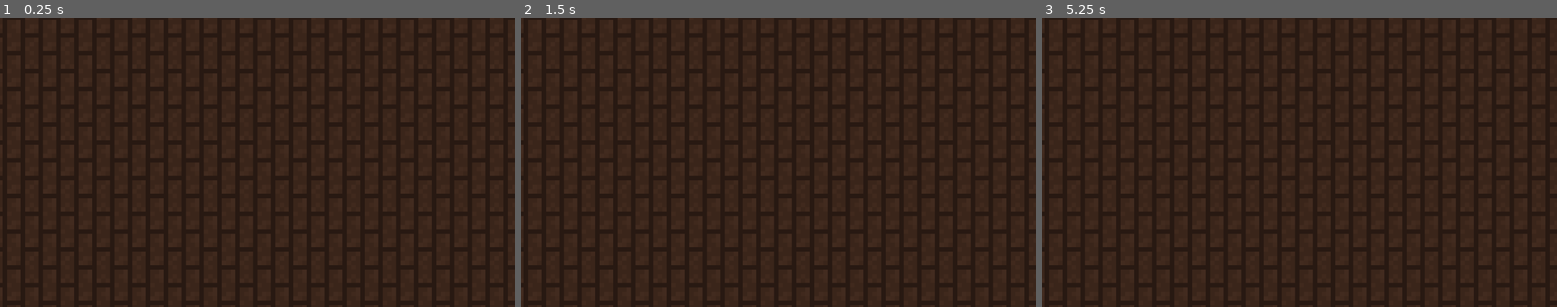
Above: before the commit, frames 1-3 (left to right).
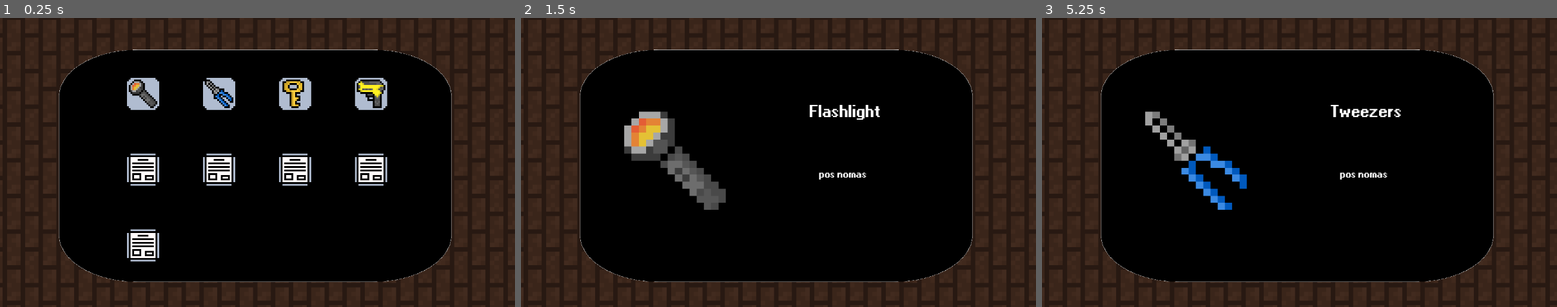
Above: after the commit, the same moments.

Repository: Rodrikk834/etromaton
Game: Godot game, scene res://scenes/main scene.tscn
Two runs of this game, one before a commit and one after it. Both use one fixed random seed, a clock stepped at 60 frames per second and the inputs below.
Inputs (mouse positions are in pixels of both pictures, inside the frame that each line leads up to):
- Up to frame 1 (0.25 s): no input
- Up to frame 2 (1.5 s): click (665, 93) at 0.52 s; tap Enter at 1.25 s
- Up to frame 3 (5.25 s): tap Space at 2, 3.5 s; tap Enter at 2.75, 4.25 s; tap Escape (ui_cancel) at 4.9 s; click (1263, 93) at 5.02 s

The runs differ from the first frame. In frame 1, 59% of the frame differs, in the area x 11-88%, y 10-92%; in frame 2, 59%; in frame 3, 59%.

Commit message:
Inventarios generales

Diff:
--- /dev/null
+++ b/containerBehavior.gd
@@ -0,0 +1,87 @@
+extends Node2D
+
+@export var boxSprite: Texture2D
+@export var item_creator: Node
+@export var item_options: Node
+@export var status_label: Label
+
+const rows: int = 2
+const columns: int = 3
+const cellSize: Vector2 = Vector2(170, 170) # espacio entre celdas
+const origin: Vector2 = Vector2(400, 250) # esquina superior izquierda de la cuadrícula
+var index: int = 0
+
+var itemsInventory = {} # { item_type: { "item": item, "btn": btn, "box": box } }
+
+func get_cell_position(idx: int) -> Vector2:
+	var col := idx % columns
+	var row := idx / columns
+	return origin + Vector2(col * cellSize.x, row * cellSize.y)
+
+func create_sprite(item_type: int) -> void:
+	var pos := get_cell_position(index)
+	index += 1
+
+	# 1. crear la box
+	var box := Sprite2D.new()
+	box.texture = boxSprite
+	box.position = pos
+	box.scale = Vector2(4, 4)
+	add_child(box)
+
+	# 2. obtener el Item
+	var item = item_creator.create_item_by_id(item_type)
+	#itemsInventory[item_type] = item
+
+	# 3. poner el botoncito
+	var btn := TextureButton.new()
+	btn.texture_normal = item.item_sprite
+	btn.scale = Vector2(4, 4)
+	var size = btn.texture_normal.get_size() * btn.scale
+	btn.position = pos - size / 2
+	btn.z_index = 1
+	add_child(btn)
+
+	itemsInventory[item_type] = { "item": item, "btn": btn, "box": box }
+
+	# Conectar el click
+	btn.pressed.connect(func():
+		item_options.enter_description(item)
+		quit_inventory_spawmer()
+	)
+
+
+func remove_item(item_type: int) -> void:
+	var data = itemsInventory[item_type]
+	data["btn"].queue_free()
+	data["box"].queue_free()
+	itemsInventory.erase(item_type)
+	if itemsInventory.size() == 0:
+		status_label.text = "No items over here..."
+		status_label.z_index = 1
+
+
+func quit_inventory_spawmer() -> void:
+	visible = false
+
+
+func enter_inventory_spawmer() -> void:
+	visible = true
+
+
+func is_on_inventory(item_type: int) -> bool:
+	if itemsInventory.has(item_type):
+		return true
+	return false
+
+
+#Para llamarlas desde el player:
+#@export var inventory: Node2D
+#func _ready() -> void:
+	#inventory.enter_inventory()
+
+func _ready() -> void:
+	create_sprite(0)
+	create_sprite(2)
+	create_sprite(3)
+	create_sprite(4)
--- /dev/null
+++ b/itemOptions.gd
@@ -0,0 +1,44 @@
+extends Node2D
+
+@export var label_name: Label
+@export var item_sprite: TextureRect
+@export var items_behavior: Node
+@export var take_button: Button
+#@export var inventory: Node2D
+
+var current_item: Item = null  # item activo
+
+func _ready() -> void:
+	quit_description()
+	label_name.add_theme_font_size_override("font_size", 32)
+
+	# conectar a botoncito
+	take_button.pressed.connect(func():
+		take_item()
+	)
+
+func take_item() -> void:
+	#inventory.create_sprite(current_item.item_ID)
+	#print("Creado en el inventario: ", current_item.item_name)
+	PlayerInventory.add_item(current_item.item_ID)
+	quit_description()
+	items_behavior.remove_item(current_item.item_ID)
+
+
+func enter_description(item: Item) -> void:
+	current_item = item  # guardar referencia
+	label_name.text = item.item_name
+	item_sprite.texture = item.item_sprite
+	visible = true
+
+func quit_description() -> void:
+	items_behavior.enter_inventory_spawmer()
+	visible = false
+
+func _input(event: InputEvent) -> void:
+	if event.is_action_pressed("ui_cancel"):
+		quit_description()
+
+#@export var inventory: Node2D
+#func _ready() -> void:
+	#inventory.enter_inventory()
--- a/project.godot
+++ b/project.godot
@@ -15,12 +15,21 @@
 config/features=PackedStringArray("4.6", "GL Compatibility")
 config/icon="res://tiles/icon.svg"
 
+[autoload]
+
+PlayerInventory="*uid://15ami8ai0cvu"
+
+[gui]
+
+theme/custom_font="uid://cjmso63pu0nuc"
+
 [physics]
 
 3d/physics_engine="Jolt Physics"
 
 [rendering]
 
+textures/canvas_textures/default_texture_filter=0
 rendering_device/driver.windows="d3d12"
 renderer/rendering_method="gl_compatibility"
 renderer/rendering_method.mobile="gl_compatibility"
--- /dev/null
+++ b/scenes/container.tscn
@@ -0,0 +1,102 @@
+[gd_scene format=3 uid="uid://ckx4xmktbuuou"]
+
+[ext_resource type="Texture2D" uid="uid://ckre7t5y3m5vr" path="res://sprites/backgroundinventory.png" id="1_81k0e"]
+[ext_resource type="Script" uid="uid://cwpe1wpgukn7l" path="res://containerBehavior.gd" id="2_81k0e"]
+[ext_resource type="Texture2D" uid="uid://bgfq5u6eprrfm" path="res://sprites/Itemsinis.png" id="3_fcib7"]
+[ext_resource type="Script" uid="uid://cw6g33be2urx3" path="res://itemOptions.gd" id="4_81k0e"]
+[ext_resource type="Script" uid="uid://bqv8ua05mqsba" path="res://scripts/ItemCreator.gd" id="5_cnvth"]
+
+[sub_resource type="AtlasTexture" id="AtlasTexture_81k0e"]
+atlas = ExtResource("3_fcib7")
+region = Rect2(0, 32, 18, 18)
+
+[sub_resource type="AtlasTexture" id="AtlasTexture_g71ie"]
+atlas = ExtResource("3_fcib7")
+region = Rect2(32, 16, 16, 16)
+
+[sub_resource type="AtlasTexture" id="AtlasTexture_sr8g6"]
+atlas = ExtResource("3_fcib7")
+region = Rect2(0, 0, 16, 16)
+
+[sub_resource type="AtlasTexture" id="AtlasTexture_s887n"]
+atlas = ExtResource("3_fcib7")
+region = Rect2(16, 0, 16, 16)
+
+[sub_resource type="AtlasTexture" id="AtlasTexture_ylenm"]
+atlas = ExtResource("3_fcib7")
+region = Rect2(0, 16, 16, 16)
+
+[sub_resource type="AtlasTexture" id="AtlasTexture_fiysm"]
+atlas = ExtResource("3_fcib7")
+region = Rect2(16, 16, 16, 16)
+
+[sub_resource type="AtlasTexture" id="AtlasTexture_0df5h"]
+atlas = ExtResource("3_fcib7")
+region = Rect2(48, 0, 16, 16)
+
+[sub_resource type="AtlasTexture" id="AtlasTexture_p7iul"]
+atlas = ExtResource("3_fcib7")
+region = Rect2(48, 0, 16, 16)
+
+[sub_resource type="AtlasTexture" id="AtlasTexture_td2ew"]
+atlas = ExtResource("3_fcib7")
+region = Rect2(32, 0, 16, 16)
+
+[node name="Container" type="Node2D" unique_id=754414297]
+
+[node name="CanvasLayer" type="CanvasLayer" parent="." unique_id=788308916]
+
+[node name="InventoryBackSprite" type="TextureRect" parent="CanvasLayer" unique_id=782889462]
+offset_left = 132.0
+offset_top = 71.0
+offset_right = 1010.0
+offset_bottom = 592.0
+texture = ExtResource("1_81k0e")
+expand_mode = 1
+
+[node name="SpawmerContainer" type="Node2D" parent="CanvasLayer" unique_id=1924221521 node_paths=PackedStringArray("item_creator", "item_options", "status_label")]
+script = ExtResource("2_81k0e")
+boxSprite = SubResource("AtlasTexture_81k0e")
+item_creator = NodePath("../../ItemCreator")
+item_options = NodePath("../ItemOptions")
+status_label = NodePath("../ItemOptions/StatusLabel")
+
+[node name="ItemOptions" type="Node2D" parent="CanvasLayer" unique_id=259637638 node_paths=PackedStringArray("label_name", "item_sprite", "items_behavior", "take_button")]
+script = ExtResource("4_81k0e")
+label_name = NodePath("ItemName")
+item_sprite = NodePath("ItemSprite")
+items_behavior = NodePath("../SpawmerContainer")
+take_button = NodePath("Button")
+
+[node name="ItemSprite" type="TextureRect" parent="CanvasLayer/ItemOptions" unique_id=791529914]
+offset_left = 215.0
+offset_top = 194.0
+offset_right = 474.0
+offset_bottom = 446.0
+expand_mode = 1
+
+[node name="ItemName" type="Label" parent="CanvasLayer/ItemOptions" unique_id=327529285]
+offset_left = 522.0
+offset_top = 248.0
+offset_right = 917.0
+offset_bottom = 271.0
+text = "----------------"
+horizontal_alignment = 1
+
+[node name="Button" type="Button" parent="CanvasLayer/ItemOptions" unique_id=677518644]
+offset_left = 619.0
+offset_top = 342.0
+offset_right = 822.0
+offset_bottom = 394.0
+text = "Take Item"
+
+[node name="StatusLabel" type="Label" parent="CanvasLayer/ItemOptions" unique_id=28402239]
+offset_left = 331.0
+offset_top = 311.0
+offset_right = 798.0
+offset_bottom = 328.0
+horizontal_alignment = 1
+
+[node name="ItemCreator" type="Node" parent="." unique_id=857522649]
+script = ExtResource("5_cnvth")
+ItemsSprites = Array[Texture2D]([SubResource("AtlasTexture_g71ie"), SubResource("AtlasTexture_sr8g6"), SubResource("AtlasTexture_s887n"), SubResource("AtlasTexture_ylenm"), SubResource("AtlasTexture_fiysm"), SubResource("AtlasTexture_0df5h"), SubResource("AtlasTexture_p7iul"), SubResource("AtlasTexture_td2ew")])
--- /dev/null
+++ b/scenes/inventories.tscn
@@ -0,0 +1,152 @@
+[gd_scene format=3 uid="uid://m8uoo7b5pesr"]
+
+[ext_resource type="Texture2D" uid="uid://ckre7t5y3m5vr" path="res://sprites/backgroundinventory.png" id="1_sbxsq"]
+[ext_resource type="Script" uid="uid://qbqu36hqw8wy" path="res://scripts/itemsBehavior.gd" id="2_pbus7"]
+[ext_resource type="Texture2D" uid="uid://bgfq5u6eprrfm" path="res://sprites/Itemsinis.png" id="3_fimdd"]
+[ext_resource type="Script" uid="uid://cdxjluw5372we" path="res://scripts/itemDescription.gd" id="4_5jlbr"]
+[ext_resource type="Script" uid="uid://cwpe1wpgukn7l" path="res://containerBehavior.gd" id="5_5jlbr"]
+[ext_resource type="Script" uid="uid://cw6g33be2urx3" path="res://itemOptions.gd" id="6_lp87c"]
+[ext_resource type="Script" uid="uid://bqv8ua05mqsba" path="res://scripts/ItemCreator.gd" id="7_veesh"]
+
+[sub_resource type="AtlasTexture" id="AtlasTexture_lp87c"]
+atlas = ExtResource("3_fimdd")
+region = Rect2(0, 32, 18, 18)
+
+[sub_resource type="AtlasTexture" id="AtlasTexture_6fae3"]
+atlas = ExtResource("3_fimdd")
+region = Rect2(0, 32, 18, 18)
+
+[sub_resource type="AtlasTexture" id="AtlasTexture_g71ie"]
+atlas = ExtResource("3_fimdd")
+region = Rect2(32, 16, 16, 16)
+
+[sub_resource type="AtlasTexture" id="AtlasTexture_sr8g6"]
+atlas = ExtResource("3_fimdd")
+region = Rect2(0, 0, 16, 16)
+
+[sub_resource type="AtlasTexture" id="AtlasTexture_s887n"]
+atlas = ExtResource("3_fimdd")
+region = Rect2(16, 0, 16, 16)
+
+[sub_resource type="AtlasTexture" id="AtlasTexture_ylenm"]
+atlas = ExtResource("3_fimdd")
+region = Rect2(0, 16, 16, 16)
+
+[sub_resource type="AtlasTexture" id="AtlasTexture_fiysm"]
+atlas = ExtResource("3_fimdd")
+region = Rect2(16, 16, 16, 16)
+
+[sub_resource type="AtlasTexture" id="AtlasTexture_0df5h"]
+atlas = ExtResource("3_fimdd")
+region = Rect2(48, 0, 16, 16)
+
+[sub_resource type="AtlasTexture" id="AtlasTexture_p7iul"]
+atlas = ExtResource("3_fimdd")
+region = Rect2(48, 0, 16, 16)
+
+[sub_resource type="AtlasTexture" id="AtlasTexture_td2ew"]
+atlas = ExtResource("3_fimdd")
+region = Rect2(32, 0, 16, 16)
+
+[node name="Inventories" type="Node2D" unique_id=1398397223]
+
+[node name="Inventory" type="Node2D" parent="." unique_id=1668622814]
+
+[node name="CanvasLayer" type="CanvasLayer" parent="Inventory" unique_id=163739217]
+
+[node name="InventoryBackSprite" type="TextureRect" parent="Inventory/CanvasLayer" unique_id=708829910]
+offset_left = 132.0
+offset_top = 71.0
+offset_right = 1010.0
+offset_bottom = 592.0
+texture = ExtResource("1_sbxsq")
+expand_mode = 1
+
+[node name="Spawmer" type="Node2D" parent="Inventory/CanvasLayer" unique_id=1836594733 node_paths=PackedStringArray("item_creator", "item_description")]
+script = ExtResource("2_pbus7")
+boxSprite = SubResource("AtlasTexture_lp87c")
+item_creator = NodePath("../../../ItemCreator")
+item_description = NodePath("../ItemDescription")
+
+[node name="ItemDescription" type="Node2D" parent="Inventory/CanvasLayer" unique_id=214313473 node_paths=PackedStringArray("label_description", "label_name", "item_sprite", "items_behavior")]
+script = ExtResource("4_5jlbr")
+label_description = NodePath("ItemDescription")
+label_name = NodePath("ItemName")
+item_sprite = NodePath("ItemSprite")
+items_behavior = NodePath("../Spawmer")
+
+[node name="ItemSprite" type="TextureRect" parent="Inventory/CanvasLayer/ItemDescription" unique_id=1985604311]
+offset_left = 215.0
+offset_top = 194.0
+offset_right = 474.0
+offset_bottom = 446.0
+expand_mode = 1
+
+[node name="ItemDescription" type="Label" parent="Inventory/CanvasLayer/ItemDescription" unique_id=1053502940]
+offset_left = 559.0
+offset_top = 272.0
+offset_right = 878.0
+offset_bottom = 431.0
+text = "----------------"
+horizontal_alignment = 1
+vertical_alignment = 1
+
+[node name="ItemName" type="Label" parent="Inventory/CanvasLayer/ItemDescription" unique_id=1505542317]
+offset_left = 526.0
+offset_top = 195.0
+offset_right = 921.0
+offset_bottom = 218.0
+text = "----------------"
+horizontal_alignment = 1
+
+[node name="Containers" type="Node2D" parent="." unique_id=1433658306]
+
+[node name="CanvasLayer" type="CanvasLayer" parent="Containers" unique_id=1919339734]
+
+[node name="InventoryBackSprite" type="TextureRect" parent="Containers/CanvasLayer" unique_id=1520279096]
+offset_left = 132.0
+offset_top = 71.0
+offset_right = 1010.0
+offset_bottom = 592.0
+texture = ExtResource("1_sbxsq")
+expand_mode = 1
+
+[node name="SpawmerContainer" type="Node2D" parent="Containers/CanvasLayer" unique_id=444276072 node_paths=PackedStringArray("item_creator", "item_options")]
+script = ExtResource("5_5jlbr")
+boxSprite = SubResource("AtlasTexture_6fae3")
+item_creator = NodePath("../../../ItemCreator")
+item_options = NodePath("../ItemOptions")
+
+[node name="ItemOptions" type="Node2D" parent="Containers/CanvasLayer" unique_id=1012391528 node_paths=PackedStringArray("label_name", "item_sprite", "items_behavior", "take_button", "inventory")]
+script = ExtResource("6_lp87c")
+label_name = NodePath("ItemName")
+item_sprite = NodePath("ItemSprite")
+items_behavior = NodePath("../SpawmerContainer")
+take_button = NodePath("Button")
+inventory = NodePath("../../../Inventory/CanvasLayer/Spawmer")
+
+[node name="ItemSprite" type="TextureRect" parent="Containers/CanvasLayer/ItemOptions" unique_id=255233199]
+offset_left = 215.0
+offset_top = 194.0
+offset_right = 474.0
+offset_bottom = 446.0
+expand_mode = 1
+
+[node name="ItemName" type="Label" parent="Containers/CanvasLayer/ItemOptions" unique_id=1224389059]
+offset_left = 522.0
+offset_top = 248.0
+offset_right = 917.0
+offset_bottom = 271.0
+text = "----------------"
+horizontal_alignment = 1
+
+[node name="Button" type="Button" parent="Containers/CanvasLayer/ItemOptions" unique_id=1376520474]
+offset_left = 619.0
+offset_top = 342.0
+offset_right = 822.0
+offset_bottom = 394.0
+text = "Take Item"
+
+[node name="ItemCreator" type="Node" parent="." unique_id=1276835559]
+script = ExtResource("7_veesh")
+ItemsSprites = Array[Texture2D]([SubResource("AtlasTexture_g71ie"), SubResource("AtlasTexture_sr8g6"), SubResource("AtlasTexture_s887n"), SubResource("AtlasTexture_ylenm"), SubResource("AtlasTexture_fiysm"), SubResource("AtlasTexture_0df5h"), SubResource("AtlasTexture_p7iul"), SubResource("AtlasTexture_td2ew")])
--- a/scenes/inventory.tscn
+++ b/scenes/inventory.tscn
@@ -1,26 +1,64 @@
 [gd_scene format=3 uid="uid://15ami8ai0cvu"]
 
 [ext_resource type="Texture2D" uid="uid://ckre7t5y3m5vr" path="res://sprites/backgroundinventory.png" id="1_hj2ta"]
+[ext_resource type="Script" uid="uid://ci2a4g2nyhmk2" path="res://scenes/inventoryAutoLoad.gd" id="1_uae8j"]
 [ext_resource type="Script" uid="uid://qbqu36hqw8wy" path="res://scripts/itemsBehavior.gd" id="2_53g1v"]
-[ext_resource type="Script" uid="uid://cdxjluw5372we" path="res://scenes/itemDescription.gd" id="2_s887n"]
-[ext_resource type="Texture2D" uid="uid://bpioq5ppkhitf" path="res://sprites/images.png" id="2_ty45s"]
-[ext_resource type="Texture2D" uid="uid://srsd84e08au3" path="res://sprites/cuadroblanco.png" id="4_uae8j"]
+[ext_resource type="Script" uid="uid://cdxjluw5372we" path="res://scripts/itemDescription.gd" id="2_s887n"]
 [ext_resource type="Script" uid="uid://bqv8ua05mqsba" path="res://scripts/ItemCreator.gd" id="4_yyk2a"]
-[ext_resource type="Texture2D" uid="uid://cy5hkd0jrc2ie" path="res://sprites/taser.png" id="5_uae8j"]
+[ext_resource type="Texture2D" uid="uid://bgfq5u6eprrfm" path="res://sprites/Itemsinis.png" id="8_g71ie"]
+
+[sub_resource type="AtlasTexture" id="AtlasTexture_uae8j"]
+atlas = ExtResource("8_g71ie")
+region = Rect2(0, 32, 18, 18)
+
+[sub_resource type="AtlasTexture" id="AtlasTexture_g71ie"]
+atlas = ExtResource("8_g71ie")
+region = Rect2(32, 16, 16, 16)
+
+[sub_resource type="AtlasTexture" id="AtlasTexture_sr8g6"]
+atlas = ExtResource("8_g71ie")
+region = Rect2(0, 0, 16, 16)
+
+[sub_resource type="AtlasTexture" id="AtlasTexture_s887n"]
+atlas = ExtResource("8_g71ie")
+region = Rect2(16, 0, 16, 16)
+
+[sub_resource type="AtlasTexture" id="AtlasTexture_ylenm"]
+atlas = ExtResource("8_g71ie")
+region = Rect2(0, 16, 16, 16)
+
+[sub_resource type="AtlasTexture" id="AtlasTexture_fiysm"]
+atlas = ExtResource("8_g71ie")
+region = Rect2(16, 16, 16, 16)
+
+[sub_resource type="AtlasTexture" id="AtlasTexture_0df5h"]
+atlas = ExtResource("8_g71ie")
+region = Rect2(48, 0, 16, 16)
+
+[sub_resource type="AtlasTexture" id="AtlasTexture_p7iul"]
+atlas = ExtResource("8_g71ie")
+region = Rect2(48, 0, 16, 16)
+
+[sub_resource type="AtlasTexture" id="AtlasTexture_td2ew"]
+atlas = ExtResource("8_g71ie")
+region = Rect2(32, 0, 16, 16)
 
 [node name="Inventory" type="Node2D" unique_id=1916852366]
+script = ExtResource("1_uae8j")
 
 [node name="CanvasLayer" type="CanvasLayer" parent="." unique_id=129732290]
 
 [node name="InventoryBackSprite" type="TextureRect" parent="CanvasLayer" unique_id=730661704]
-offset_right = 1159.0
-offset_bottom = 657.0
+offset_left = 132.0
+offset_top = 71.0
+offset_right = 1010.0
+offset_bottom = 592.0
 texture = ExtResource("1_hj2ta")
 expand_mode = 1
 
 [node name="Spawmer" type="Node2D" parent="CanvasLayer" unique_id=1625928419 node_paths=PackedStringArray("item_creator", "item_description")]
 script = ExtResource("2_53g1v")
-boxSprite = ExtResource("4_uae8j")
+boxSprite = SubResource("AtlasTexture_uae8j")
 item_creator = NodePath("../../ItemCreator")
 item_description = NodePath("../ItemDescription")
 
@@ -32,27 +70,29 @@
 items_behavior = NodePath("../Spawmer")
 
 [node name="ItemSprite" type="TextureRect" parent="CanvasLayer/ItemDescription" unique_id=935131686]
-offset_left = 162.0
-offset_top = 195.0
-offset_right = 421.0
-offset_bottom = 447.0
-texture = ExtResource("2_ty45s")
+offset_left = 215.0
+offset_top = 194.0
+offset_right = 474.0
+offset_bottom = 446.0
 expand_mode = 1
 
 [node name="ItemDescription" type="Label" parent="CanvasLayer/ItemDescription" unique_id=1211785534]
-offset_left = 537.0
-offset_top = 223.0
-offset_right = 839.0
-offset_bottom = 246.0
+offset_left = 559.0
+offset_top = 272.0
+offset_right = 878.0
+offset_bottom = 431.0
 text = "----------------"
+horizontal_alignment = 1
+vertical_alignment = 1
 
 [node name="ItemName" type="Label" parent="CanvasLayer/ItemDescription" unique_id=1958495009]
-offset_left = 634.0
-offset_top = 98.0
-offset_right = 905.0
-offset_bottom = 121.0
+offset_left = 526.0
+offset_top = 195.0
+offset_right = 921.0
+offset_bottom = 218.0
 text = "----------------"
+horizontal_alignment = 1
 
 [node name="ItemCreator" type="Node" parent="." unique_id=1579872638]
 script = ExtResource("4_yyk2a")
-ItemsSprites = Array[Texture2D]([ExtResource("2_ty45s"), ExtResource("5_uae8j"), ExtResource("2_ty45s"), ExtResource("5_uae8j"), ExtResource("2_ty45s"), ExtResource("5_uae8j"), ExtResource("2_ty45s"), ExtResource("5_uae8j")])
+ItemsSprites = Array[Texture2D]([SubResource("AtlasTexture_g71ie"), SubResource("AtlasTexture_sr8g6"), SubResource("AtlasTexture_s887n"), SubResource("AtlasTexture_ylenm"), SubResource("AtlasTexture_fiysm"), SubResource("AtlasTexture_0df5h"), SubResource("AtlasTexture_p7iul"), SubResource("AtlasTexture_td2ew")])
--- /dev/null
+++ b/scenes/inventoryAutoLoad.gd
@@ -0,0 +1,6 @@
+extends Node2D
+
+@onready var spawmer = $CanvasLayer/Spawmer
+
+func add_item(item_ID: int) -> void:
+	spawmer.create_sprite(item_ID)
--- a/scripts/ItemCreator.gd
+++ b/scripts/ItemCreator.gd
@@ -6,42 +6,42 @@
 
 	var items_data = {
 		0: {
-			"name": "Linterna",
+			"name": "Flashlight",
 			"desc": "pos nomas"
 		},
 
 		1: {
-			"name": "Desatornillador",
+			"name": "Screwdriver",
 			"desc": "pos nomas"
 		},
 
 		2: {
-			"name": "Pinzas",
+			"name": "Tweezers",
 			"desc": "pos nomas"
 		},
 
 		3: {
-			"name": "Instrucciones A",
+			"name": "Keys",
 			"desc": "pos nomas"
 		},
 
 		4: {
-			"name": "Notas",
+			"name": "Taser",
 			"desc": "pos nomas"
 		},
 
 		5: {
-			"name": "Llaves",
+			"name": "Instructions1",
 			"desc": "pos nomas"
 		},
 
 		6: {
-			"name": "Taser",
+			"name": "Instructions2",
 			"desc": "pos nomas"
 		},
 
 		7: {
-			"name": "Instrucciones B",
+			"name": "Notes",
 			"desc": "pos nomas"
 		}
 	}
--- a/scenes/itemDescription.gd
+++ b/scripts/itemDescription.gd
@@ -19,6 +19,8 @@
 
 func _ready() -> void:
 	quit_description()
+	label_name.add_theme_font_size_override("font_size", 32)
+	label_description.add_theme_font_size_override("font_size", 20)
 
 func _input(event):
 	if event.is_action_pressed("ui_cancel"):
--- a/scripts/itemsBehavior.gd
+++ b/scripts/itemsBehavior.gd
@@ -7,7 +7,7 @@
 const rows: int = 3
 const columns: int = 4
 const cellSize: Vector2 = Vector2(170, 170) # espacio entre celdas
-const origin: Vector2 = Vector2(150, 100) # esquina superior izquierda de la cuadrícula
+const origin: Vector2 = Vector2(320, 170) # esquina superior izquierda de la cuadrícula
 var index: int = 0
 
 var itemsInventory = {} #hash map to find items
@@ -25,19 +25,25 @@
 	var box := Sprite2D.new()
 	box.texture = boxSprite
 	box.position = pos
-	box.scale = Vector2(0.1, 0.1)
+	box.scale = Vector2(4, 4)
 	add_child(box)
 
 	# 2. obtener el Item
 	var item = item_creator.create_item_by_id(item_type)
 	itemsInventory[item_type] = item
 
+	# revisar
+	print("Creado en el inventario: ", item.item_name)
+
 	# 3. poner el botoncito
 	var btn := TextureButton.new()
 	btn.texture_normal = item.item_sprite
-	btn.position = pos
+	btn.scale = Vector2(4, 4)
+
+	var size = btn.texture_normal.get_size() * btn.scale
+	btn.position = pos - size / 2
+
 	btn.z_index = 1
-	btn.scale = Vector2(0.1, 0.1)
 	add_child(btn)
 
 	# Conectar el click
@@ -67,8 +73,12 @@
 	#inventory.enter_inventory()
 
 func _ready() -> void:
-	create_sprite(1)
+	create_sprite(0)
 	create_sprite(2)
 	create_sprite(3)
 	create_sprite(4)
 	create_sprite(5)
+	create_sprite(5)
+	create_sprite(5)
+	create_sprite(5)
+	create_sprite(5)
Not shown, added: containerBehavior.gd.uid
Not shown, added: itemOptions.gd.uid
Not shown, added: scenes/inventoryAutoLoad.gd.uid
Renamed: scenes/itemDescription.gd.uid -> scripts/itemDescription.gd.uid
Binary file added: sprites/Itemsinis.png
Not shown, added: sprites/Itemsinis.png.import
Binary file added: sprites/ari_w9500/ari-w9500-bold.ttf
Not shown, added: sprites/ari_w9500/ari-w9500-bold.ttf.import
Binary file added: sprites/ari_w9500/ari-w9500-condensed-bold.ttf
Not shown, added: sprites/ari_w9500/ari-w9500-condensed-bold.ttf.import
Binary file added: sprites/ari_w9500/ari-w9500-condensed-display.ttf
Not shown, added: sprites/ari_w9500/ari-w9500-condensed-display.ttf.import
(and 6 more such lines)
